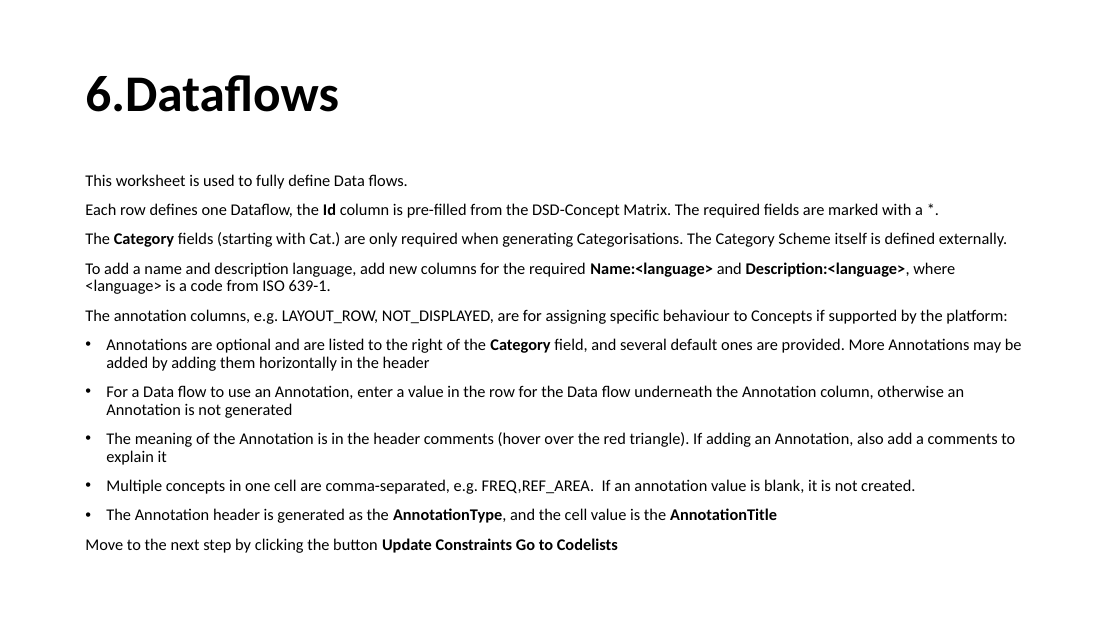
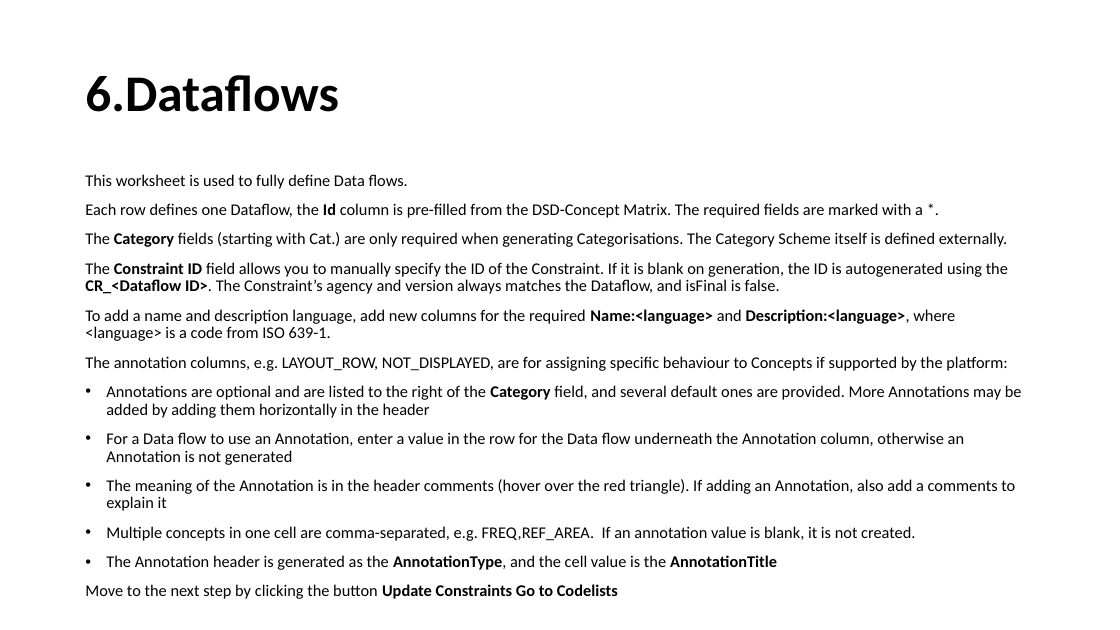
Before and after one commit to OECDSTD/sdmx-matrix-generator, a slide deck: slide 16 of SDMX Matrix Generator User Guide.pptx. Drawn at 1120x630 pixels with LibreOffice and Linux fonts; fonts in the diff are those of the drawing. Boxes give left, top, right and bottom in pixels: in the first picture for what was removed or moved away, otherwise in the second. Text is boxed around its words. In the diff, an @@ line names an element or a change of style, - is before the commit and + after.

Commit message:
Info about Constraint ID

```diff
--- a/SDMX Matrix Generator User Guide.pptx
+++ b/SDMX Matrix Generator User Guide.pptx
@@ text at [85,262,1008,294]: paragraph added @@
+The Constraint ID field allows you to manually specify the ID of the Constraint. If it is blank on generation, the ID is autogenerated using the CR_<Dataflow ID>. The Constraint’s agency and version always matches the Dataflow, and isFinal is false.
```
